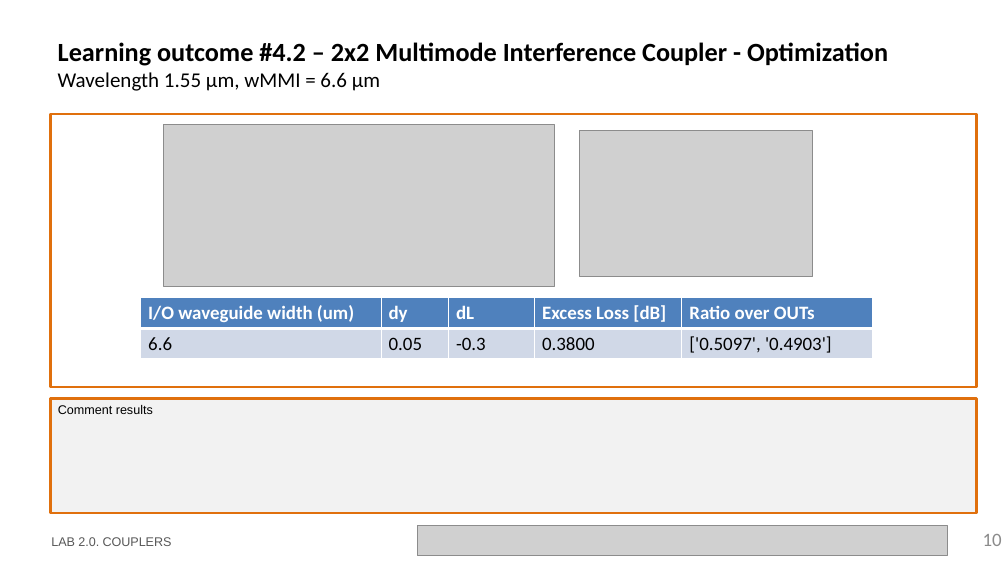
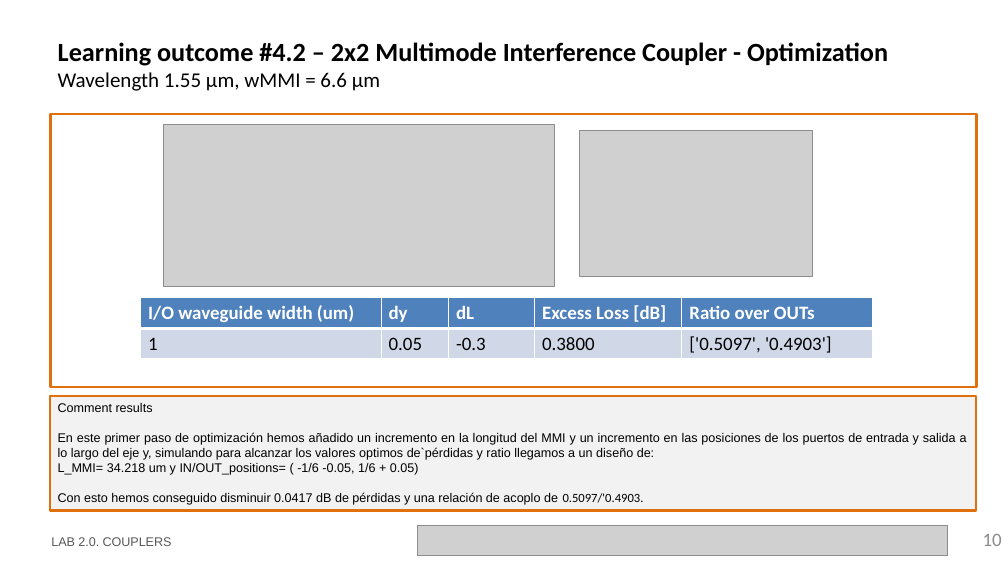
Before and after one commit to nmargar4/pic-upv-lab2, a slide deck: slide 10 of LabBook_20_Nadia.pptx. Drawn at 1008x567 pixels with LibreOffice and Linux fonts; fonts in the diff are those of the drawing; grey boxes stand for pictures; background and template pictures are left out. Boxes give left, top, right and bottom in pixels: in the first picture for what was removed or moved away, otherwise in the second. Text is boxed around its words. In the diff, an @@ line names an element or a change of style, - is before the commit and + after.

```diff
--- a/LabBook_20_Nadia.pptx
+++ b/LabBook_20_Nadia.pptx
@@ table at [141,297,873,358] @@
-row 2, column 1: 6.6
+row 2, column 1: 1
@@ text in rectangle at [58,432,967,505]: paragraphs added @@
+En este primer paso de optimización hemos añadido un incremento en la longitud del MMI y un incremento en las posiciones de los puertos de entrada y salida a lo largo del eje y, simulando para alcanzar los valores optimos de`pérdidas y ratio llegamos a un diseño de:
+L_MMI= 34.218 um y IN/OUT_positions= ( -1/6 -0.05, 1/6 + 0.05)
+Con esto hemos conseguido disminuir 0.0417 dB de pérdidas y una relación de acoplo de 0.5097/'0.4903.
```
Also in this commit, not shown: 5 other slides changed, 1 other file.
